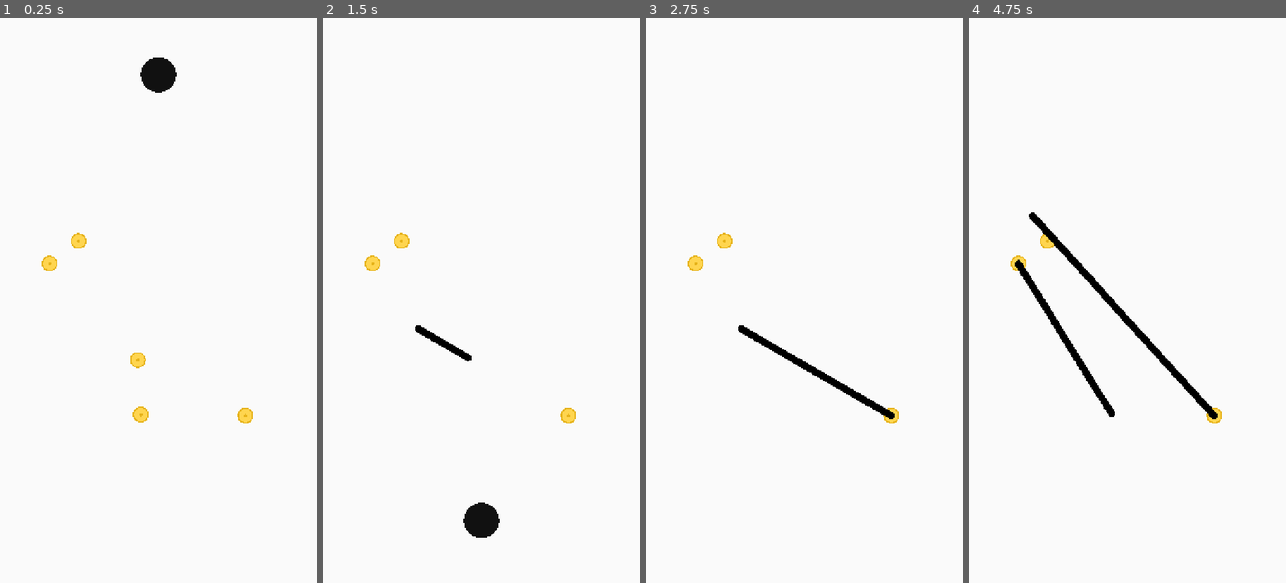
Above: before the commit, frames 1-4 (left to right).
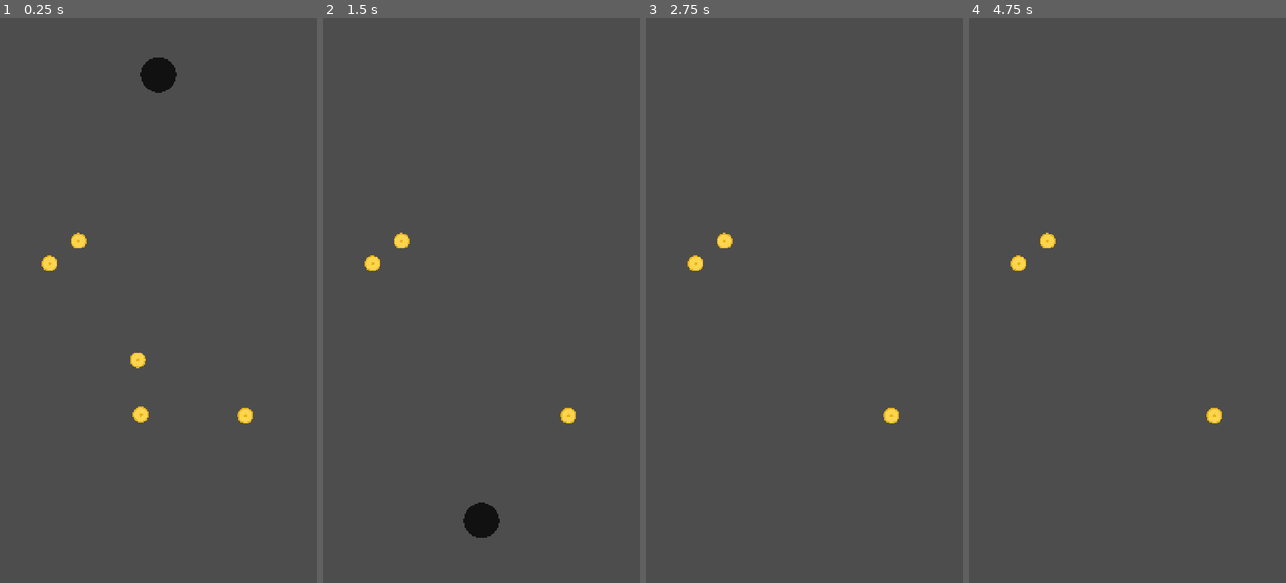
Above: after the commit, the same moments.

Repository: day-dreamer-11/bounce-line-
Game: Godot game, scene res://scenes/TrailDemo.tscn
Same seed, same stepped clock (60 frames per second), same inputs: the game is played once before the commit and once after it.
Inputs (mouse positions are in pixels of both pictures, inside the frame that each line leads up to):
- Up to frame 1 (0.25 s): no input
- Up to frame 2 (1.5 s): tap Enter at 0.5 s; move the mouse to (551, 272) at 0.52 s; click (551, 272) at 0.67 s; drag from (418, 328) to (567, 413) at 1.27 s
- Up to frame 3 (2.75 s): tap Space at 2 s; move the mouse to (836, 176) at 2.02 s; click (836, 176) at 2.17 s
- Up to frame 4 (4.75 s): tap Enter at 2.75 s; drag from (1111, 413) to (1019, 260) at 2.77 s; move the mouse to (1222, 385) at 3.52 s; click (1222, 385) at 3.67 s; tap Space at 4.25 s; drag from (1032, 215) to (1213, 413) at 4.27 s

The runs differ from the first frame. In frame 1, 99% of the frame differs, in the area x 0-100%, y 0-100%; in frame 2, 99%; in frame 3, 100%; in frame 4, 100%.
Error after the commit: Parse Error: Cannot infer the type of "r" variable because the value doesn't have a set type. (res://scripts/trail_system.gd:33)

Commit message:
feat: Add border walls — ball stays inside screen
4 StaticBody2D walls (top/bottom/left/right) with 20px thickness.

Co-Authored-By: Claude Opus 4.7 <noreply@anthropic.com>

Diff:
--- a/scripts/trail_system.gd
+++ b/scripts/trail_system.gd
@@ -15,6 +15,31 @@
 func _ready() -> void:
 	RenderingServer.set_default_clear_color(Color(0.98, 0.98, 0.98))
 	_stroke_scene = load("res://scenes/Stroke.tscn")
+	_create_borders()
+
+
+func _create_borders() -> void:
+	var size := get_viewport().get_visible_rect().size
+	var thick := 20.0
+
+	var walls := {
+		"top":    Rect2(Vector2(0, -thick),            Vector2(size.x, thick)),
+		"bottom": Rect2(Vector2(0, size.y),             Vector2(size.x, thick)),
+		"left":   Rect2(Vector2(-thick, 0),             Vector2(thick, size.y)),
+		"right":  Rect2(Vector2(size.x, 0),             Vector2(thick, size.y)),
+	}
+
+	for key in walls:
+		var r := walls[key]
+		var body := StaticBody2D.new()
+		body.name = "Wall_" + key
+		var shape := CollisionShape2D.new()
+		var rect := RectangleShape2D.new()
+		rect.size = r.size
+		shape.shape = rect
+		shape.position = r.position + r.size / 2.0
+		body.add_child(shape)
+		add_child(body)
 
 
 func _input(event: InputEvent) -> void:
